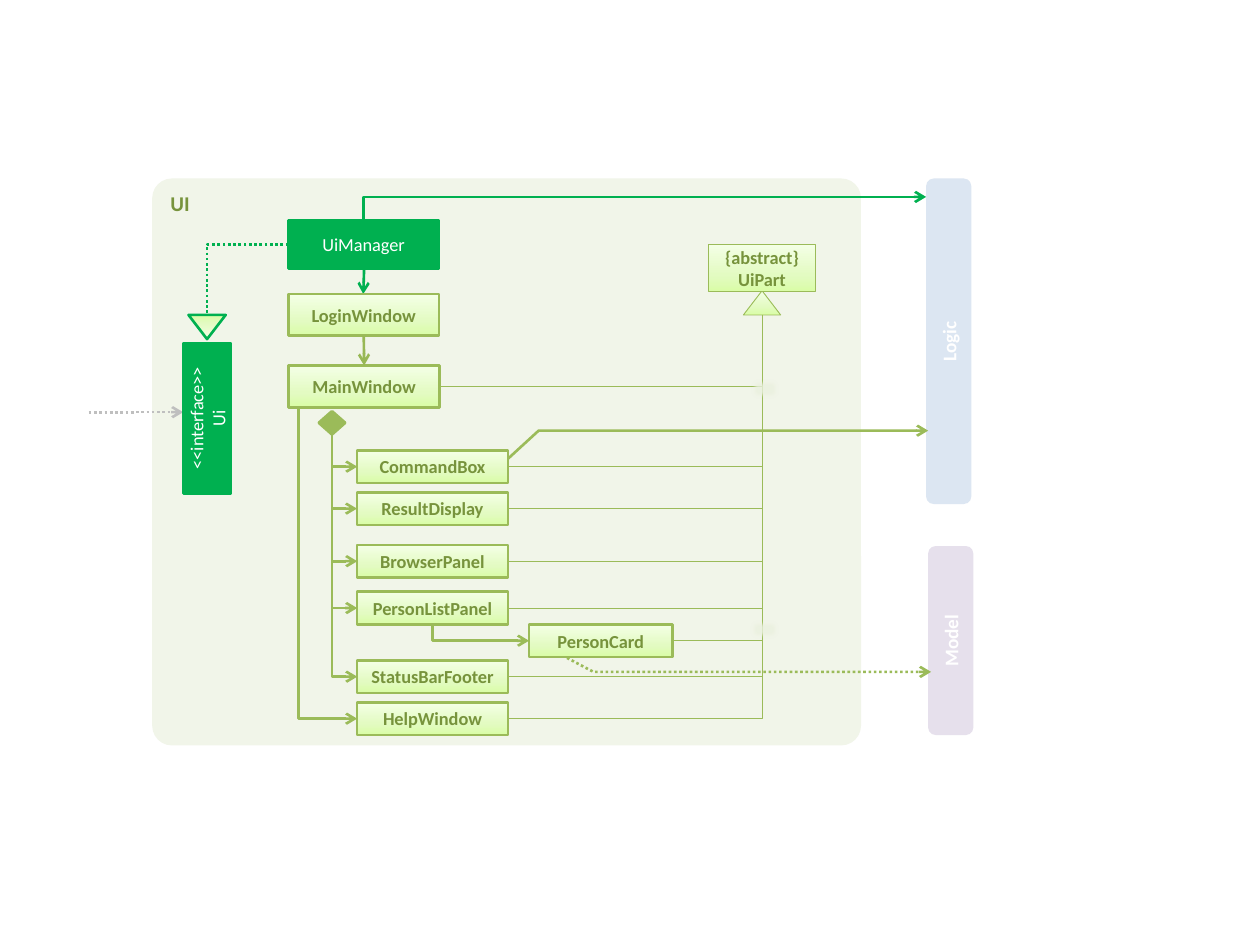
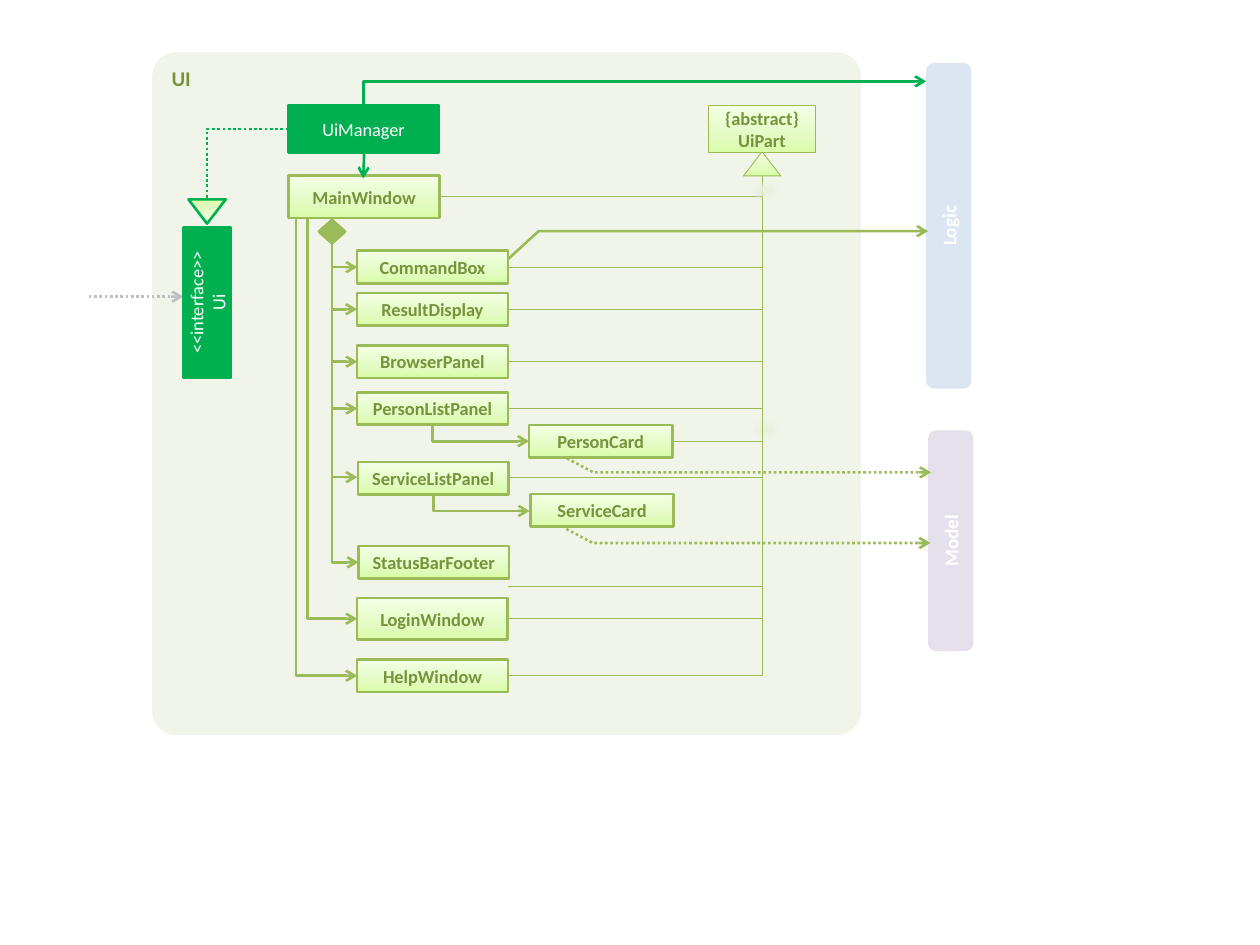
Before and after one commit to wailunlim/addressbook-level4, a slide deck: slide 1 of docs/diagrams/UiComponentClassDiagram.pptx. Drawn at 1260x945 pixels with LibreOffice and Linux fonts; fonts in the diff are those of the drawing. Boxes give left, top, right and bottom in pixels: in the first picture for what was removed or moved away, otherwise in the second. Text is boxed around its words. In the diff, an @@ line names an element or a change of style, - is before the commit and + after.

```diff
--- a/docs/diagrams/UiComponentClassDiagram.pptx
+++ b/docs/diagrams/UiComponentClassDiagram.pptx
@@ rounded rectangle "UI": place and size @@
-rounded rectangle "UI" at bbox=[152, 179, 862, 746]
+rounded rectangle "UI" at bbox=[152, 53, 862, 736]
@@ rectangle "{abstract} UiPart": place and size @@
-rectangle "{abstract} UiPart" at bbox=[709, 244, 815, 292]
+rectangle "{abstract} UiPart" at bbox=[709, 105, 815, 152]
@@ rectangle "MainWindow": place and size @@
-rectangle "MainWindow" at bbox=[289, 365, 440, 407]
+rectangle "MainWindow" at bbox=[289, 176, 440, 218]
@@ elbow line moved from (440, 387) - (762, 315) to (440, 197) - (762, 176) @@
@@ elbow line moved from (762, 315) - (508, 677) to (762, 176) - (508, 478) @@
@@ elbow line moved from (762, 315) - (508, 609) to (762, 176) - (508, 408) @@
@@ elbow line moved from (762, 315) - (508, 561) to (762, 176) - (508, 362) @@
@@ elbow line moved from (508, 509) - (762, 315) to (508, 309) - (762, 176) @@
@@ elbow line moved from (762, 315) - (508, 466) to (762, 176) - (508, 267) @@
@@ elbow line moved from (762, 315) - (673, 640) to (762, 176) - (673, 441) @@
@@ triangle: place and size @@
-triangle at bbox=[743, 291, 781, 315]
+triangle at bbox=[743, 151, 781, 175]
@@ elbow arrow moved from (299, 408) - (358, 718) to (296, 218) - (358, 675) @@
@@ elbow arrow added from (307, 218) to (357, 619), #9BBB59 1.5 pt @@
@@ diamond: place and size @@
-diamond at bbox=[319, 412, 344, 435]
+diamond at bbox=[319, 220, 344, 243]
@@ elbow arrow moved from (331, 433) - (358, 609) to (331, 243) - (358, 408) @@
@@ elbow arrow moved from (331, 433) - (358, 561) to (331, 243) - (358, 362) @@
@@ elbow arrow moved from (331, 433) - (357, 509) to (331, 243) - (357, 309) @@
@@ elbow arrow moved from (331, 433) - (358, 466) to (331, 243) - (358, 267) @@
@@ elbow arrow added from (331, 243) to (358, 478), #9BBB59 1.5 pt @@
@@ elbow line moved from (762, 315) - (508, 718) to (762, 248) - (508, 675) @@
@@ elbow line added from (508, 619) to (762, 248), #9BBB59 0.5 pt @@
@@ elbow line added from (762, 285) to (508, 586), #9BBB59 0.5 pt @@
@@ arrow removed from (364, 336) to (364, 365) @@
@@ 7 rectangles, 2 freeform shapes, 1 elbow arrow: place and size @@
-7 rectangles, 2 freeform shapes, 1 elbow arrow at bbox=[357, 378, 931, 672]
+7 rectangles, 2 freeform shapes, 1 elbow arrow at bbox=[357, 179, 931, 472]
@@ rounded rectangle: place and size @@
-rounded rectangle at bbox=[929, 546, 974, 735]
+rounded rectangle at bbox=[928, 430, 973, 651]
@@ elbow arrow moved from (331, 433) - (358, 677) to (331, 455) - (358, 562) @@
@@ rectangle added at bbox=[358, 462, 509, 495], fill gradient #DAFDA7 to #E4FCC2 to #F5FFE7, outline #9BBB59 1.5 pt, 10.5 pt, text #77933C, bold @@
+ServiceListPanel
@@ elbow arrow added from (433, 495) to (529, 512), #9BBB59 1.5 pt @@
@@ rectangle added at bbox=[530, 494, 674, 527], fill gradient #DAFDA7 to #E4FCC2 to #F5FFE7, outline #9BBB59 1.5 pt, 10.5 pt, text #77933C, bold @@
+ServiceCard
@@ freeform shape added at bbox=[567, 529, 931, 543], outline #9BBB59 1.5 pt dashed @@
@@ 3 rectangles, 2 elbow arrows, 1 arrow, 1 rounded rectangle, 1 triangle, 1 elbow line: place and size @@
-3 rectangles, 2 elbow arrows, 1 arrow, 1 rounded rectangle, 1 triangle, 1 elbow line at bbox=[89, 179, 971, 693]
+3 rectangles, 2 elbow arrows, 1 arrow, 1 rounded rectangle, 1 triangle, 1 elbow line at bbox=[89, 63, 971, 578]
@@ rectangle "LoginWindow": place and size @@
-rectangle "LoginWindow" at bbox=[289, 294, 440, 335]
+rectangle "LoginWindow" at bbox=[357, 598, 508, 640]
@@ rectangle "HelpWindow": place and size @@
-rectangle "HelpWindow" at bbox=[358, 702, 509, 735]
+rectangle "HelpWindow" at bbox=[358, 659, 509, 692]
```
Also in this commit, not shown: 3 other files.
